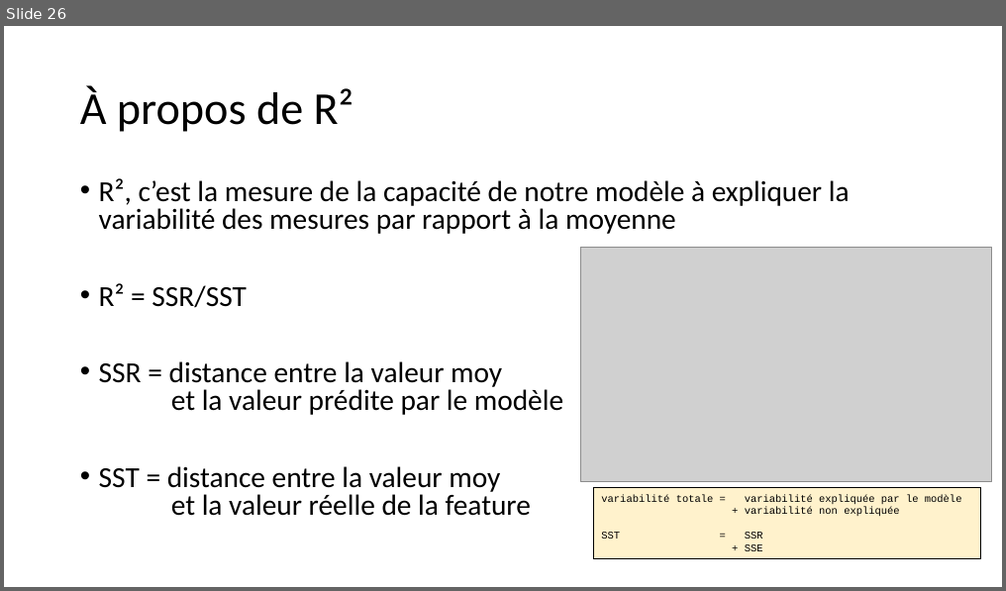
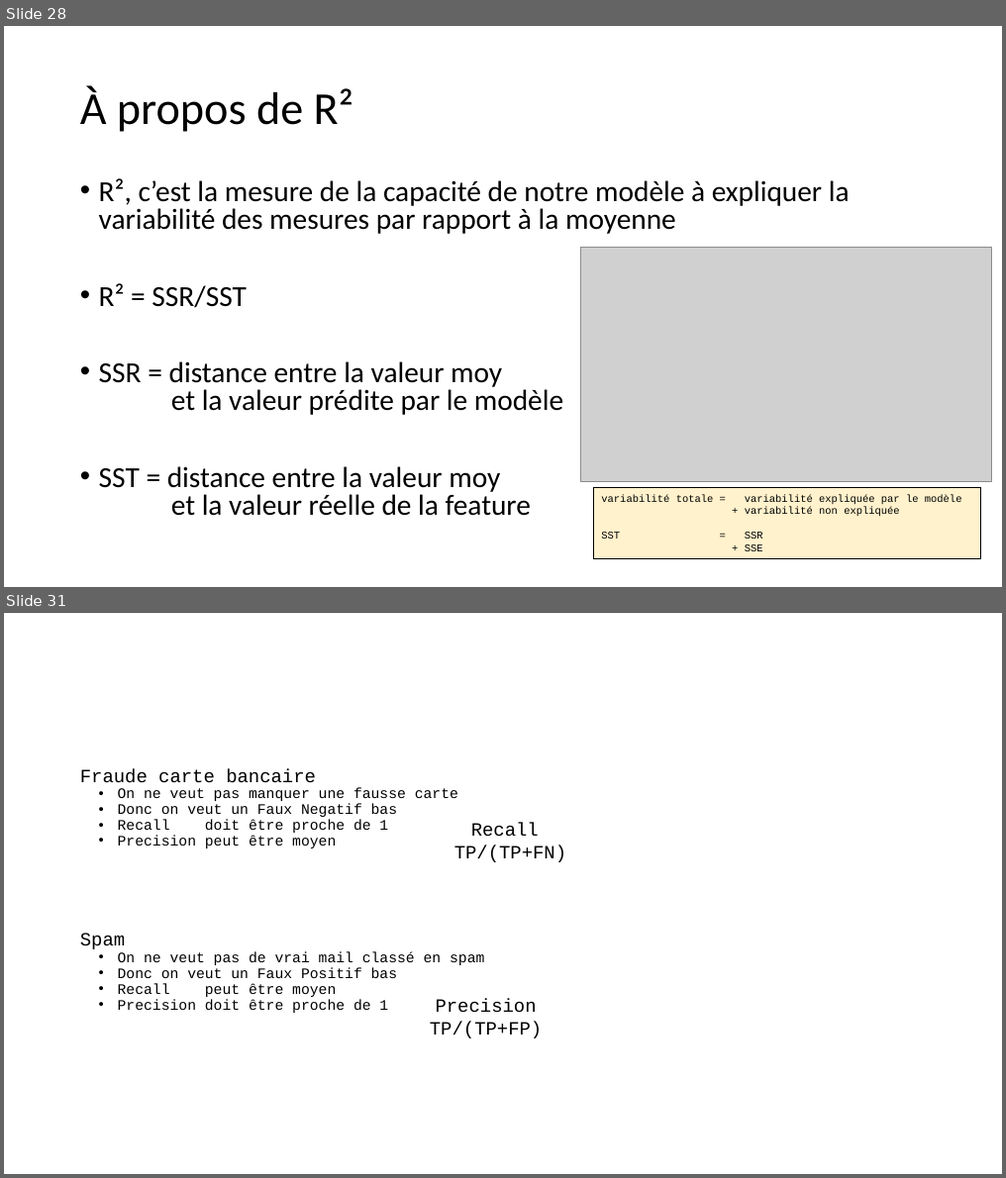
Before and after one commit to 40tude/Data_Essentials_Stage_Oct_2023, a slide deck: notes_de_stage.pptx. Shown one above the other, each under a label of ours: slide 26 before the commit, slides 28 and 31 after it; the slides between them are not shown. The pictures are 1006x591 and 1006x1178 pixels, drawn with LibreOffice and Linux fonts; fonts in the diff are those of the drawing; grey boxes stand for pictures. Boxes give left, top, right and bottom in pixels: in the first picture for what was removed or moved away, otherwise in the second. Text is boxed around its words. In the diff, an @@ line names an element or a change of style, - is before the commit and + after.

Commit message:
Relecture F1, Recall...

```diff
--- a/notes_de_stage.pptx
+++ b/notes_de_stage.pptx
@@ slide 31 added at <box>4,613,1002,1174</box>, background #FFFFFF @@
@@ text added at <box>80,768,484,1013</box>, 14 pt, text #000000 @@
+Fraude carte bancaire
+  • On ne veut pas manquer une fausse carte
+  • Donc on veut un Faux Negatif bas
+  • Recall doit être proche de 1
+  • Precision peut être moyen
+Spam
+  • On ne veut pas de vrai mail classé en spam
+  • Donc on veut un Faux Positif bas
+  • Recall peut être moyen
+  • Precision doit être proche de 1
@@ text added at <box>454,823,566,862</box>, 18 pt, text #000000 @@
+Recall
+TP/(TP+FN)
@@ text added at <box>430,999,542,1039</box>, 18 pt, text #000000 @@
+Precision
+TP/(TP+FP)
@@ what was slide 26 is now slide 28 @@
```
Also in this commit, not shown: 14 slides changed, 3 other slides added, 1 other file.
